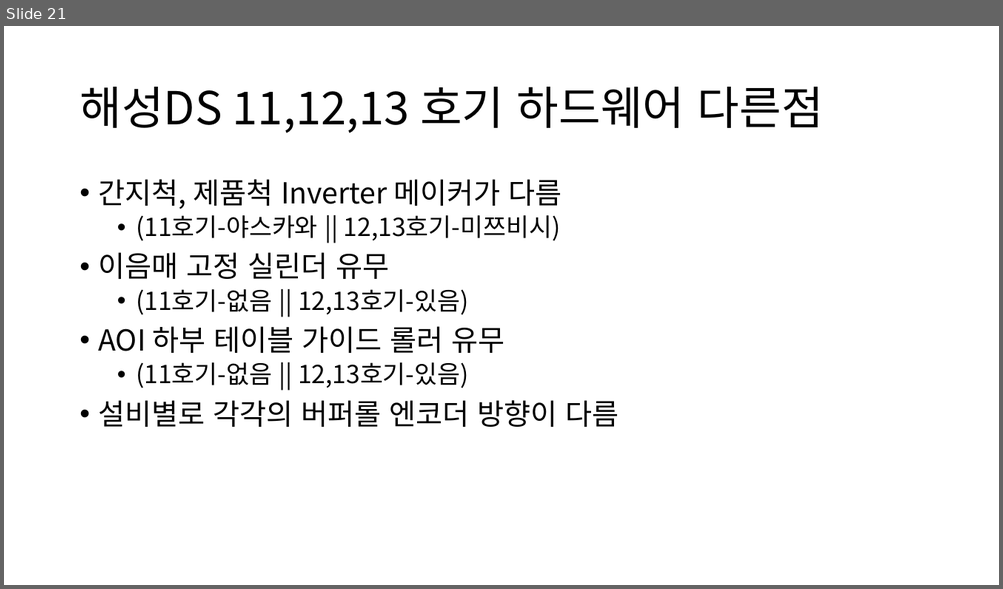
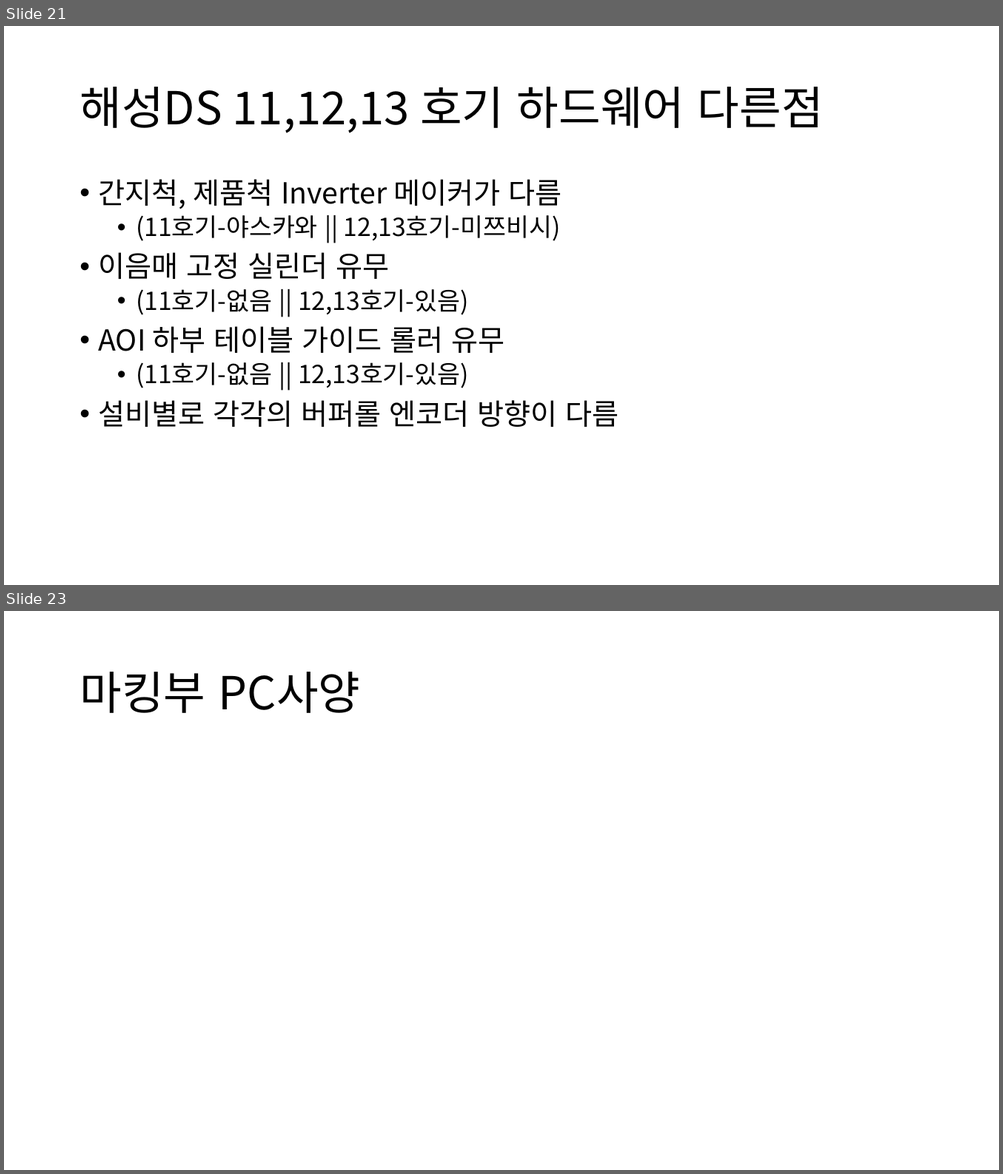
Before and after one commit to ShinYongDae/MyJob, a slide deck: RTR14호기 개발내용.pptx. Shown one above the other, each under a label of ours: slide 21 before the commit, slides 21 and 23 after it; the slides between them are not shown. The pictures are 1003x589 and 1003x1174 pixels, drawn with LibreOffice and Linux fonts; fonts in the diff are those of the drawing. Boxes give left, top, right and bottom in pixels: in the first picture for what was removed or moved away, otherwise in the second. Text is boxed around its words. In the diff, an @@ line names an element or a change of style, - is before the commit and + after.

```diff
--- a/RTR14호기 개발내용.pptx
+++ b/RTR14호기 개발내용.pptx
@@ slide 23 added at (4,611,999,1170), background #FFFFFF @@
@@ title added at (79,672,361,713), 44 pt, text #000000 @@
+마킹부 PC사양
```
Also in this commit, not shown: 1 slide changed, 8 other files.
